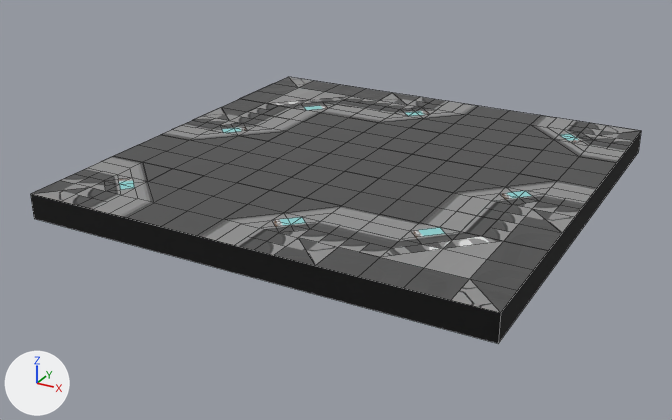
A saved change to the FBX model OMH_Proto/Assets/[Project]/Visuals/ENV/ENV_Decor/ENV_Static/ENV_Structures_Ground/Corridor/Roundabout.fbx.
Both versions are drawn from a 50 mm lens placed at (-40.87, -22.52, 6.82), pointed at (-49.15, -7.45, -0.72). The lights are fixed; the arrows at lower left show +X, +Y and +Z. Mesh edges are drawn as thin lines. Vertices at the same position are counted once.

The first picture shows 'SolHangar.003'.
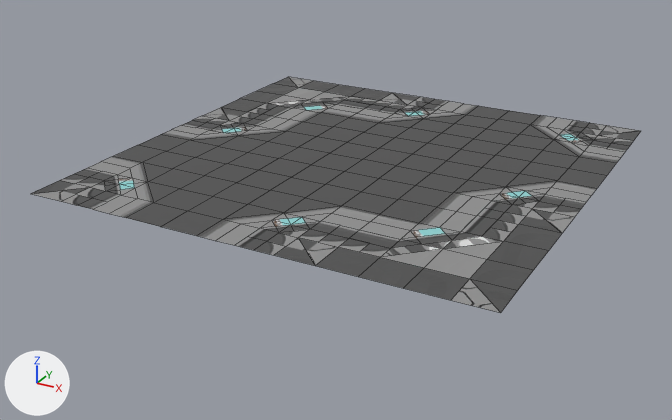
Diff of the bpy script that builds the scene:
```diff
--- a/OMH_Proto/Assets/[Project]/Visuals/ENV/ENV_Decor/ENV_Static/ENV_Structures_Ground/Corridor/Roundabout.fbx.py
+++ b/OMH_Proto/Assets/[Project]/Visuals/ENV/ENV_Decor/ENV_Static/ENV_Structures_Ground/Corridor/Roundabout.fbx.py
@@ me_plane_178 @@
 # used by ob_solhangar_003; location = (-48.88, -6.9, 0.25)
 # verts and faces of me_plane_178; kept vertices keep their numbers, new ones are numbered from 497
 # before: 118 (4.54, 4.48, 0.0) at pixel (641, 130), 185 (-4.46, -4.52, 0.0) at pixel (30, 193), 349 (-4.46, 4.48, 0.0) at pixel (288, 76), 368 (4.54, -4.52, 0.0) at pixel (500, 312), 493 (4.54, 4.48, -0.5) at pixel (638, 152)
 # before: 494 (-4.46, -4.52, -0.5) at pixel (34, 218), 495 (-4.46, 4.48, -0.5), 496 (4.54, -4.52, -0.5) at pixel (498, 343)
-me_plane_178.from_pydata(...)  # 497 vertices, 346 faces; spans x -4.46..4.54, y -4.52..4.48, z -0.5..0.0
+me_plane_178.from_pydata(...)  # 323 vertices, 342 faces; spans x -4.46..4.54, y -4.52..4.48, z 0.0
+# me_plane_178 part 1
+# 131 vertices are removed from x -4.46..4.54, y -4.52..4.48, z 0.0
+# 88 faces are deleted
+# 83 new faces join them, mat_trimsheetground_002
+# 15 new faces join them, mat_trimsheetsolalt
+# me_plane_178 part 2
+delete_vertices([*range(493, 497)])  # with the faces that use them
 me_plane_178.materials.append(mat_trimsheetsolalt)
 me_plane_178.materials.append(mat_trimsheetground_002)
-me_plane_178.materials.append(mat_void)  # black #000000
```

Changed parts and their boxes [x1, y1, x2, y2] in the pictures (672 x 420 px; the box of a moved part takes in the faces that stretch with it):
'SolHangar.003', reshaped (11% shorter)
    before: [31, 77, 641, 343]
    after: [31, 77, 641, 313]
part 1 of me_plane_178, moved or reshaped
    both: [101, 89, 616, 288]
part 2 of me_plane_178, deleted (black)
    before: [31, 132, 641, 343]
